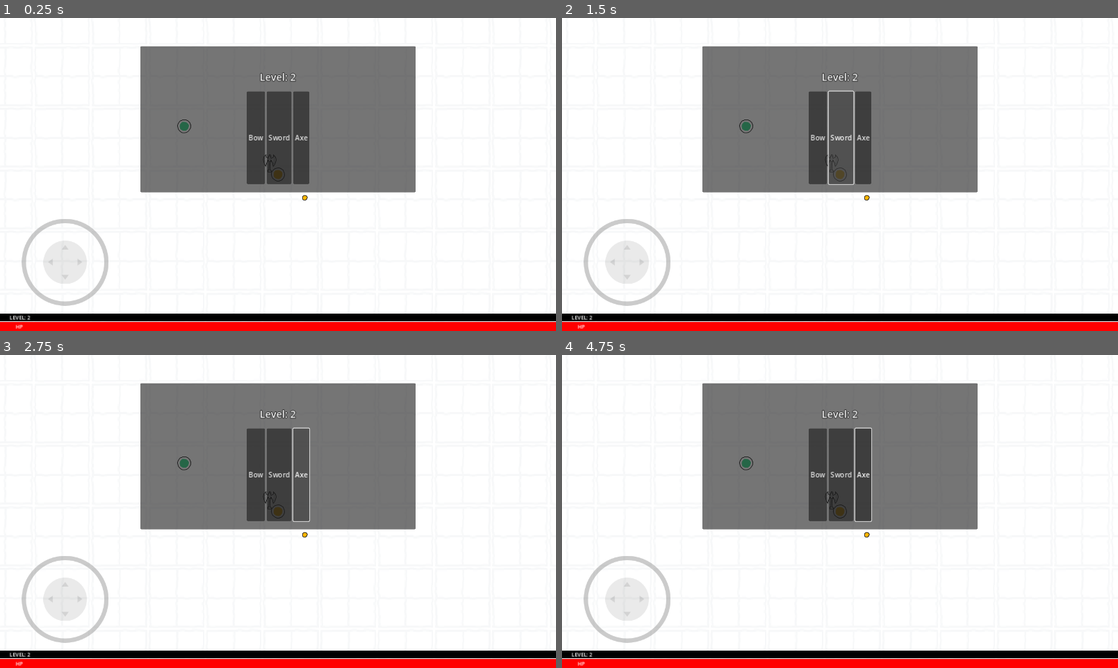
Above: before the commit, frames 1-4 (two rows, left to right).
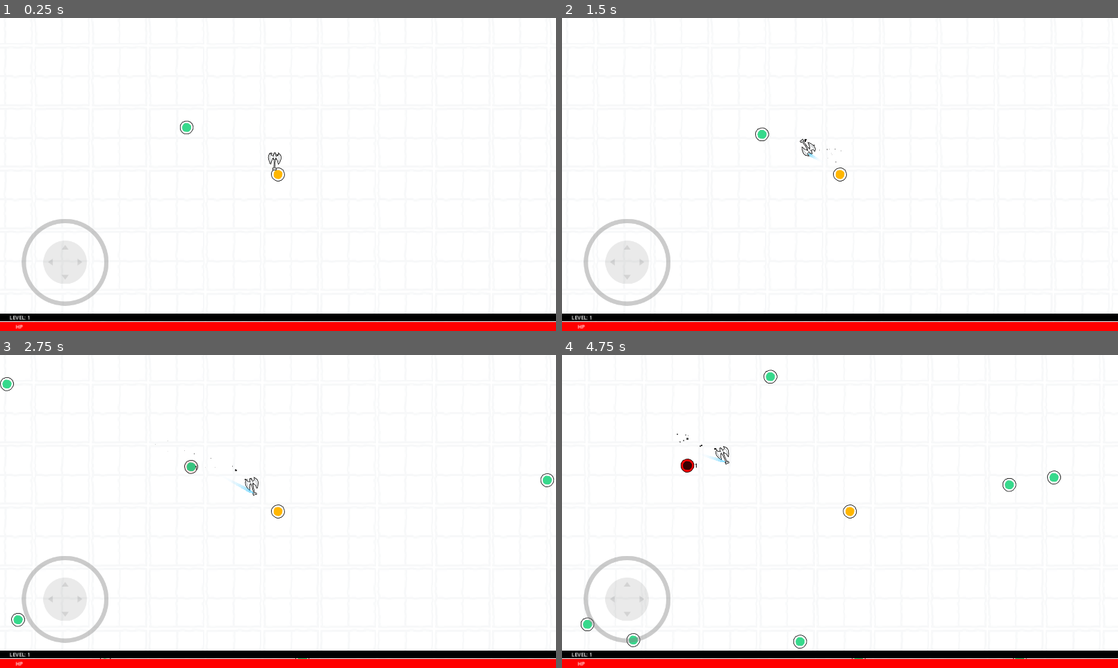
Above: after the commit, the same moments.

Repository: kickflip-games/papercut
Game: Godot game, scene res://scenes/game_flow/gameplay/game.tscn
The game is run twice, just before and just after one commit, with the same random seed, the same clock (stepped at 60 frames per second) and the same inputs.
Inputs (mouse positions are in pixels of both pictures, inside the frame that each line leads up to):
- Up to frame 1 (0.25 s): no input
- Up to frame 2 (1.5 s): click (817, 136) at 0.5 s, where only the run before the commit has a clickable "Bow"; click (840, 136) at 1.25 s, where only the run before the commit has a clickable "Sword"
- Up to frame 3 (2.75 s): click (300, 473) at 2 s, where only the run before the commit has a clickable "Axe"
- Up to frame 4 (4.75 s): tap Enter (ui_accept) at 2.75, 3.02 s; move the mouse to (962, 495) at 2.77 s; press the mouse at (962, 495) at 2.78 s; hold D (right) 2.78-3.5 s; release the mouse at (962, 495) at 3.5 s; drag from (728, 527) to (840, 511) at 3.52 s; move the mouse to (895, 442) at 4.27 s; press the mouse at (895, 442) at 4.28 s; hold D (right) from 4.28 s (still down)

The runs differ from the first frame. In frame 1, 23% of the frame differs, in the area x 4-75%, y 8-97%; in frame 2, 23%; in frame 3, 23%; in frame 4, 24%, in the area x 3-90%, y 4-98%.
Error before the commit: Invalid access to property or key 'upgrade_purchased' on a base object of type 'null instance'. (res://scenes/upgrades/upgrade_button.gd:18)

Commit message:
fix multiple additions of upgrades

Diff:
--- a/scenes/game_flow/gameplay/game.tscn
+++ b/scenes/game_flow/gameplay/game.tscn
@@ -13,7 +13,6 @@
 [ext_resource type="PackedScene" uid="uid://nq8tp1apdyry" path="res://scenes/upgrades/level_up_ui.tscn" id="12_7ui3t"]
 [ext_resource type="Script" path="res://scenes/game_flow/game_over_panel.gd" id="12_86xoj"]
 [ext_resource type="PackedScene" uid="uid://cko02oljhiby" path="res://scenes/game_flow/paused/paused.tscn" id="13_w46h1"]
-[ext_resource type="PackedScene" uid="uid://btq7dgkmmegoe" path="res://scenes/pickups/xp_pickup.tscn" id="15_78s7v"]
 
 [sub_resource type="Resource" id="Resource_6plnk"]
 script = ExtResource("6_o6jjo")
@@ -185,7 +184,3 @@
 
 [node name="Paused" parent="GUI" instance=ExtResource("13_w46h1")]
 visible = false
-
-[node name="XP_Pickup" parent="." instance=ExtResource("15_78s7v")]
-position = Vector2(370, 219)
-experience = 10.0
--- a/scenes/upgrades/LevelUpUi.gd
+++ b/scenes/upgrades/LevelUpUi.gd
@@ -28,10 +28,9 @@
 	upgrade_purchased.connect(_upgrade_purchased)
 
 
-func _upgrade_purchased(wtype:Constants.WeaponType):
+func _upgrade_purchased():
 	self.visible = false
 	print("Upgrade purchased")
-	inventory.upgrade_weapon(wtype)
 	get_tree().paused = false
 
 
@@ -48,8 +47,18 @@
 	tween.play()
 	self.visible = true
 #	var options = 0
+	for c in table.get_children():
+		table.remove_child(c)
+		c.queue_free()
+
 	for i in range(max_options):
 		var btn:UpgradeButton = upgrade_button.instantiate()
 		btn.upgrade = upgrade_options[i]
+		btn.pressed.connect(trigger_upgrade_purchased_signal)
 		table.add_child(btn)
 	get_tree().paused = true
+
+
+
+func trigger_upgrade_purchased_signal():
+	upgrade_purchased.emit()
--- a/scenes/upgrades/upgrade_button.gd
+++ b/scenes/upgrades/upgrade_button.gd
@@ -4,8 +4,6 @@
 
 var upgrade:UpgradeInfo
 @onready var inventory:Inventory = get_tree().get_first_node_in_group("Player").get_node("Inventory")
-@onready var lvl_up_ui:LevelUpUi = get_node("../LevelUpUI")
-
 
 # Called when the node enters the scene tree for the first time.
 func _ready():
@@ -15,4 +13,4 @@
 
 
 func _on_pressed():
-	lvl_up_ui.upgrade_purchased.emit(upgrade.weapon_type)
+	inventory.upgrade_weapon(upgrade.weapon_type)
Not shown: 1 places in scenes/game_flow/gameplay/game.tscn that only renumber resources
